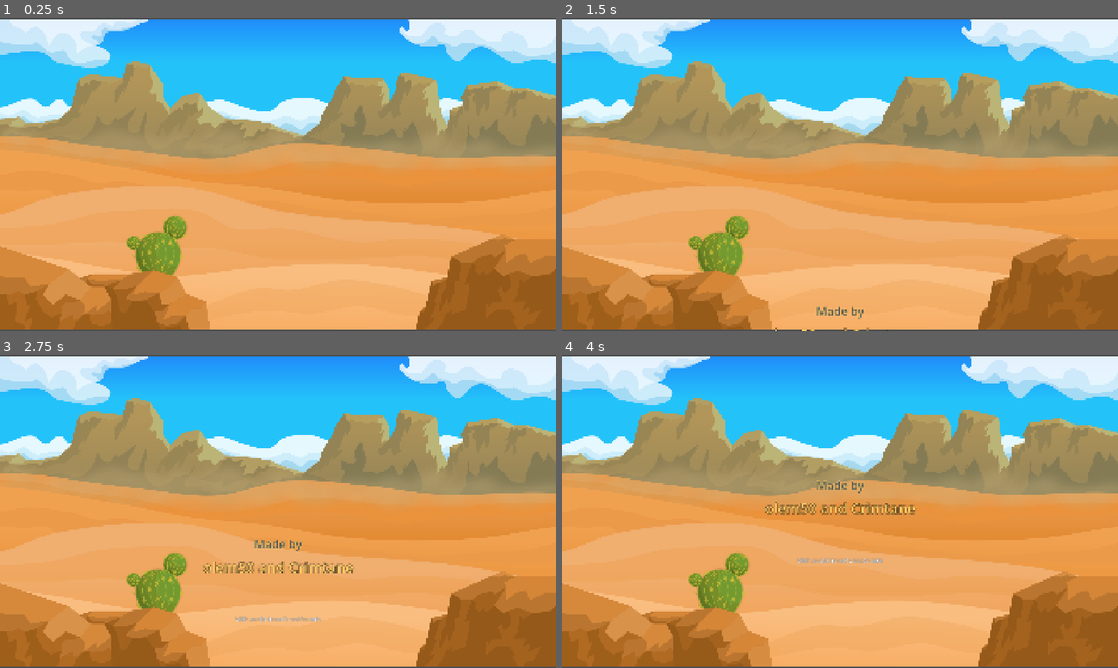
Above: before the commit, frames 1-4 (two rows, left to right).
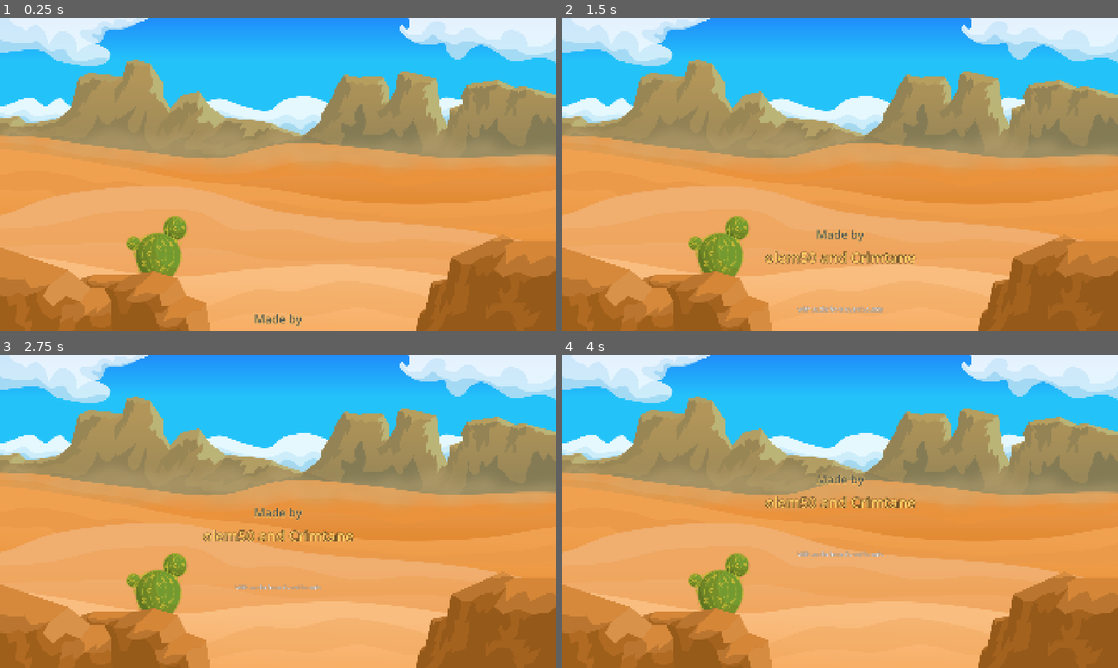
Above: after the commit, the same moments.

Repository: Crimbane/tower-defense
Game: Godot game, scene res://Stages/Credits/credits.tscn
Same seed, same stepped clock (60 frames per second), same inputs: the game is played once before the commit and once after it. This scene is started directly instead of the project's main scene. Sound files missing from this copy of the repository are replaced by a short silence.
Inputs (mouse positions are in pixels of both pictures, inside the frame that each line leads up to):
- Up to frame 1 (0.25 s): no input
- Up to frame 2 (1.5 s): tap Enter at 0.5 s; move the mouse to (962, 158) at 0.52 s; press the mouse at (962, 158) at 0.53 s; release the mouse at (962, 158) at 1.25 s; drag from (728, 190) to (812, 237) at 1.27 s
- Up to frame 3 (2.75 s): move the mouse to (333, 442) at 2.02 s; press the mouse at (333, 442) at 2.03 s
- Up to frame 4 (4 s): release the mouse at (895, 442) at 2.75 s; drag from (812, 574) to (673, 464) at 2.77 s; move the mouse to (1006, 558) at 3.52 s; press the mouse at (1006, 558) at 3.53 s

The runs differ from the first frame. In frame 1, 3.6% of the frame differs, in the area x 0-100%, y 0-100%; in frame 2, 4.5%; in frame 3, 5.1%; in frame 4, 4.9%.

Commit message:
Some final polish

Diff:
--- a/Stages/Credits/credits.gd
+++ b/Stages/Credits/credits.gd
@@ -1,6 +1,8 @@
 extends Control
 
 @onready var creditsText: Label = $"Made By"
+@onready var anyKeyText: Label = %AnyKeyLabel
+var creditsFinished: bool = false
 
 func _ready() -> void:
 	SoundManager.playMenuMusic()
@@ -15,4 +17,11 @@
 	tween.set_ease(Tween.EASE_OUT)
 	tween.tween_property(creditsText, "position:y", target + -140, 5.0)
 	await tween.finished
-	await get_tree().create_timer(8).timeout
+	await get_tree().create_timer(2).timeout
+	anyKeyText.visible = true
+	creditsFinished = true
+
+
+func _process(_delta: float) -> void:
+	if Input.is_anything_pressed() and creditsFinished:
+		get_tree().change_scene_to_file(GameManager.MAIN_MENU)
--- a/Stages/Credits/credits.tscn
+++ b/Stages/Credits/credits.tscn
@@ -20,18 +20,27 @@
 outline_size = 2
 outline_color = Color(0, 0, 0, 1)
 
+[sub_resource type="LabelSettings" id="LabelSettings_fjc7g"]
+font_size = 30
+outline_size = 6
+outline_color = Color(0, 0, 0, 1)
+
 [node name="Credits" type="Control" unique_id=241014952]
 layout_mode = 3
-anchors_preset = 8
-anchor_left = 0.5
-anchor_top = 0.5
-anchor_right = 0.5
-anchor_bottom = 0.5
+anchors_preset = 15
+anchor_right = 1.0
+anchor_bottom = 1.0
 grow_horizontal = 2
 grow_vertical = 2
 script = ExtResource("1_3oqmu")
 
-[node name="Background" type="Sprite2D" parent="." unique_id=2070013390]
+[node name="Background" type="TextureRect" parent="." unique_id=382058886]
+layout_mode = 1
+anchors_preset = 15
+anchor_right = 1.0
+anchor_bottom = 1.0
+grow_horizontal = 2
+grow_vertical = 2
 texture = ExtResource("2_wlynr")
 
 [node name="Made By" type="Label" parent="." unique_id=529711241]
@@ -76,3 +85,14 @@
 grow_horizontal = 2
 text = "With audio from Ovani Sounds"
 label_settings = SubResource("LabelSettings_qd21q")
+
+[node name="AnyKeyLabel" type="Label" parent="." unique_id=2051582150]
+unique_name_in_owner = true
+visible = false
+layout_mode = 0
+offset_left = 10.0
+offset_top = 5.0
+offset_right = 388.0
+offset_bottom = 47.0
+text = "Press any key to continue."
+label_settings = SubResource("LabelSettings_fjc7g")
--- a/Systems/UI/ui_manager.tscn
+++ b/Systems/UI/ui_manager.tscn
@@ -109,9 +109,65 @@
 expand_margin_bottom = 10.0
 
 [sub_resource type="LabelSettings" id="LabelSettings_64m3x"]
-font_size = 40
-outline_size = 6
+font_size = 46
+outline_size = 11
 outline_color = Color(0, 0, 0, 1)
+shadow_size = 15
+shadow_color = Color(0, 0, 0, 0.3137255)
+shadow_offset = Vector2(2, 2)
+
+[sub_resource type="StyleBoxFlat" id="StyleBoxFlat_hlxwy"]
+bg_color = Color(0.81, 0.688905, 0.4941, 1)
+border_width_left = 4
+border_width_top = 4
+border_width_right = 4
+border_width_bottom = 4
+border_color = Color(0.24, 0.20568, 0.1464, 1)
+corner_radius_top_left = 20
+corner_radius_top_right = 20
+corner_radius_bottom_right = 20
+corner_radius_bottom_left = 20
+expand_margin_left = 2.0
+expand_margin_top = 2.0
+expand_margin_right = 2.0
+expand_margin_bottom = 2.0
+shadow_color = Color(0, 0, 0, 0.38431373)
+shadow_size = 12
+shadow_offset = Vector2(4, 4)
+
+[sub_resource type="StyleBoxFlat" id="StyleBoxFlat_7bpl7"]
+bg_color = Color(0.69368917, 0.5934341, 0.42026612, 1)
+border_width_left = 4
+border_width_top = 4
+border_width_right = 4
+border_width_bottom = 4
+border_color = Color(0.24313726, 0.20784314, 0.14901961, 1)
+corner_radius_top_left = 20
+corner_radius_top_right = 20
+corner_radius_bottom_right = 20
+corner_radius_bottom_left = 20
+shadow_color = Color(0, 0, 0, 0.38431373)
+shadow_size = 12
+shadow_offset = Vector2(4, 4)
+
+[sub_resource type="StyleBoxFlat" id="StyleBoxFlat_ethsu"]
+bg_color = Color(0.94438004, 0.8105556, 0.5794042, 1)
+border_width_left = 4
+border_width_top = 4
+border_width_right = 4
+border_width_bottom = 4
+border_color = Color(0.45882353, 0.39215687, 0.28235295, 1)
+corner_radius_top_left = 20
+corner_radius_top_right = 20
+corner_radius_bottom_right = 20
+corner_radius_bottom_left = 20
+expand_margin_left = 4.0
+expand_margin_top = 4.0
+expand_margin_right = 4.0
+expand_margin_bottom = 4.0
+shadow_color = Color(0, 0, 0, 0.38431373)
+shadow_size = 12
+shadow_offset = Vector2(6, 6)
 
 [node name="UI" type="CanvasLayer" unique_id=2066053580]
 
@@ -623,10 +679,10 @@
 anchor_top = 0.5
 anchor_right = 0.5
 anchor_bottom = 0.5
-offset_left = -189.0
-offset_top = -302.5
-offset_right = 402.0
-offset_bottom = 429.0
+offset_left = -295.5
+offset_top = -365.75
+offset_right = 295.5
+offset_bottom = 365.75
 grow_horizontal = 2
 grow_vertical = 2
 
@@ -689,8 +745,9 @@
 [node name="MasterLabel" type="Label" parent="UI Manager/Escape Menu/VolumePanel/GridContainer" unique_id=1945506649]
 layout_mode = 2
 theme_override_colors/font_shadow_color = Color(0, 0, 0, 0.21176471)
-theme_override_constants/shadow_offset_x = 2
-theme_override_constants/shadow_offset_y = 2
+theme_override_constants/shadow_offset_x = 4
+theme_override_constants/shadow_offset_y = 4
+theme_override_constants/outline_size = 8
 theme_override_font_sizes/font_size = 32
 text = "Master"
 
@@ -708,8 +765,9 @@
 [node name="MusicLabel" type="Label" parent="UI Manager/Escape Menu/VolumePanel/GridContainer" unique_id=239831691]
 layout_mode = 2
 theme_override_colors/font_shadow_color = Color(0, 0, 0, 0.21176471)
-theme_override_constants/shadow_offset_x = 2
-theme_override_constants/shadow_offset_y = 2
+theme_override_constants/shadow_offset_x = 4
+theme_override_constants/shadow_offset_y = 4
+theme_override_constants/outline_size = 8
 theme_override_font_sizes/font_size = 32
 text = "Music"
 
@@ -727,8 +785,9 @@
 [node name="SFXLabel" type="Label" parent="UI Manager/Escape Menu/VolumePanel/GridContainer" unique_id=430804234]
 layout_mode = 2
 theme_override_colors/font_shadow_color = Color(0, 0, 0, 0.21176471)
-theme_override_constants/shadow_offset_x = 2
-theme_override_constants/shadow_offset_y = 2
+theme_override_constants/shadow_offset_x = 4
+theme_override_constants/shadow_offset_y = 4
+theme_override_constants/outline_size = 8
 theme_override_font_sizes/font_size = 32
 text = "SFX"
 
@@ -737,9 +796,9 @@
 anchors_preset = 5
 anchor_left = 0.5
 anchor_right = 0.5
-offset_left = -132.0
+offset_left = -147.5
 offset_top = 99.96
-offset_right = 132.0
+offset_right = 116.5
 offset_bottom = 154.96002
 grow_horizontal = 2
 text = "Game paused"
@@ -747,18 +806,25 @@
 horizontal_alignment = 1
 
 [node name="Quit Game Button" type="Button" parent="UI Manager/Escape Menu" unique_id=386973749]
+custom_minimum_size = Vector2(300, 80)
 layout_mode = 1
 anchors_preset = 7
 anchor_left = 0.5
 anchor_top = 1.0
 anchor_right = 0.5
 anchor_bottom = 1.0
-offset_left = -112.354996
-offset_top = -185.995
-offset_right = 103.64514
-offset_bottom = -122.99481
+offset_left = -170.5
+offset_top = -202.995
+offset_right = 129.5
+offset_bottom = -122.994995
 grow_horizontal = 2
 grow_vertical = 0
-theme_override_font_sizes/font_size = 40
+theme_override_colors/font_color = Color(0.23921569, 0.20392157, 0.14509805, 1)
+theme_override_colors/font_pressed_color = Color(0.23921569, 0.20392157, 0.14509805, 1)
+theme_override_colors/font_hover_color = Color(0.45882353, 0.39215687, 0.28235295, 1)
+theme_override_font_sizes/font_size = 42
+theme_override_styles/normal = SubResource("StyleBoxFlat_hlxwy")
+theme_override_styles/pressed = SubResource("StyleBoxFlat_7bpl7")
+theme_override_styles/hover = SubResource("StyleBoxFlat_ethsu")
 text = "Quit Game"
 script = ExtResource("13_dgt5i")
--- a/project.godot
+++ b/project.godot
@@ -13,7 +13,7 @@
 config/name="Desert Defense"
 run/main_scene="uid://cdvot8oh4lcls"
 config/features=PackedStringArray("4.7", "Forward Plus")
-config/icon="res://icon.svg"
+config/icon="uid://bfwodhdhl0g5j"
 
 [audio]
 
@@ -28,6 +28,7 @@
 
 window/size/viewport_width=1920
 window/size/viewport_height=1080
+window/size/mode=3
 window/size/window_width_override=1152
 window/size/window_height_override=648
 window/stretch/mode="canvas_items"
